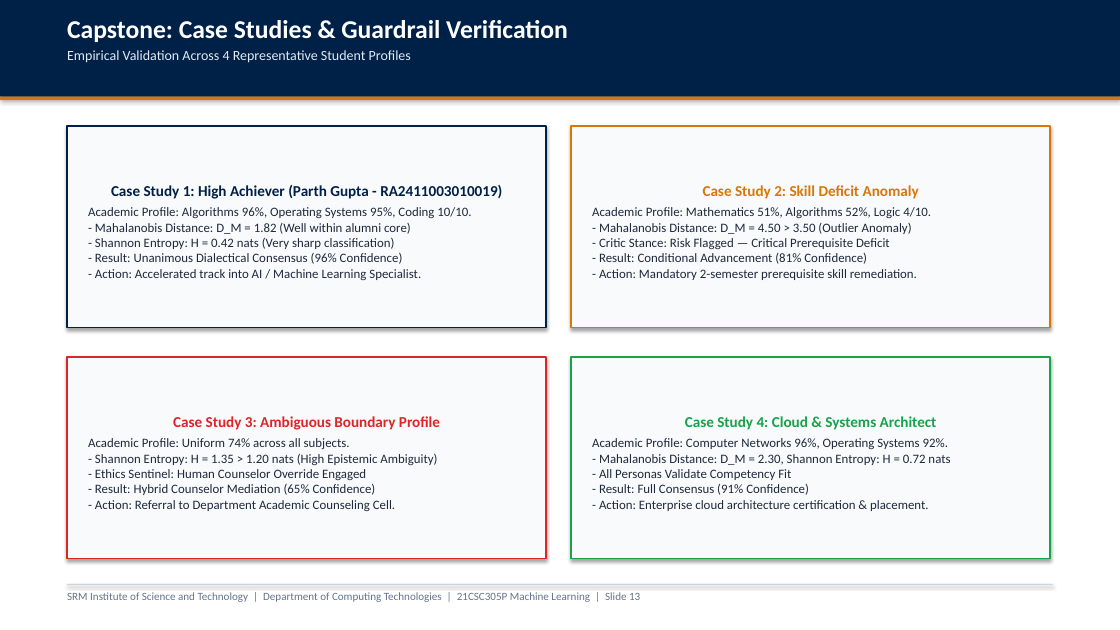
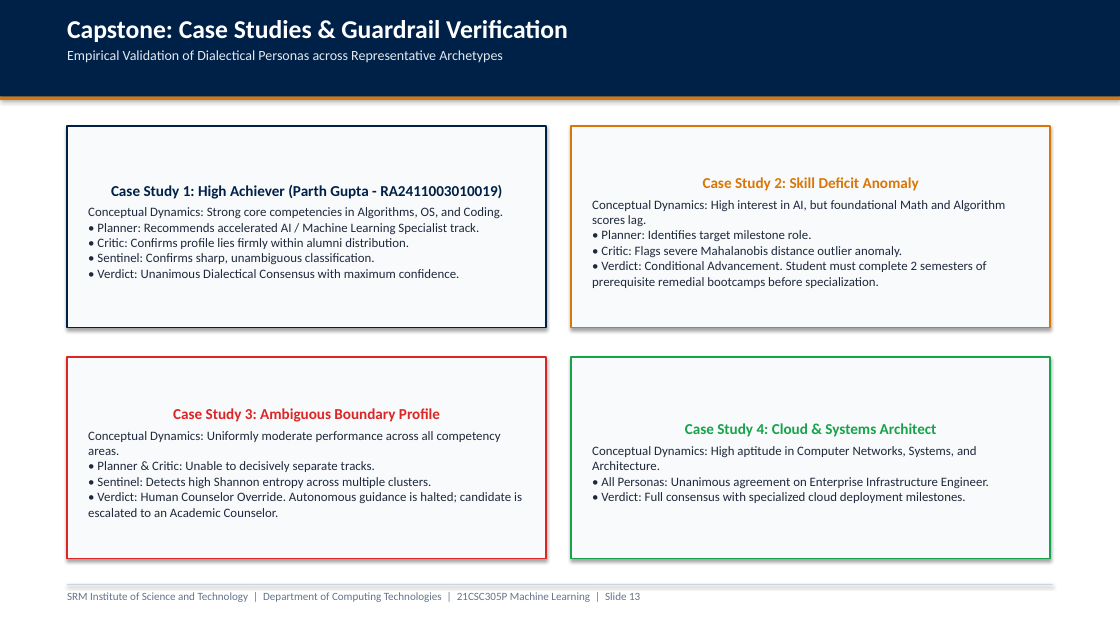
Before and after one commit to parth2024-tech/SRM-21CSC305P-Machine-Learning-Career-Guidance-Debate-Agent, a slide deck: slide 13 of presentation_unit3_unit4_unit5.pptx. Drawn at 1120x630 pixels with LibreOffice and Linux fonts; fonts in the diff are those of the drawing. Boxes give left, top, right and bottom in pixels: in the first picture for what was removed or moved away, otherwise in the second. Text is boxed around its words. In the diff, an @@ line names an element or a change of style, - is before the commit and + after.

```diff
--- a/presentation_unit3_unit4_unit5.pptx
+++ b/presentation_unit3_unit4_unit5.pptx
@@ text at [67, 50, 503, 63]: text changed @@
-Empirical Validation Across 4 Representative Student Profiles
+Empirical Validation of Dialectical Personas across Representative Archetypes
@@ text in rectangle at [88, 207, 503, 278]: text changed @@
-Academic Profile: Algorithms 96%, Operating Systems 95%, Coding 10/10.
-- Mahalanobis Distance: D_M = 1.82 (Well within alumni core)
-- Shannon Entropy: H = 0.42 nats (Very sharp classification)
-- Result: Unanimous Dialectical Consensus (96% Confidence)
-- Action: Accelerated track into AI / Machine Learning Specialist.
+Conceptual Dynamics: Strong core competencies in Algorithms, OS, and Coding.
+• Planner: Recommends accelerated AI / Machine Learning Specialist track.
+• Critic: Confirms profile lies firmly within alumni distribution.
+• Sentinel: Confirms sharp, unambiguous classification.
+• Verdict: Unanimous Dialectical Consensus with maximum confidence.
@@ text in rectangle at [592, 200, 1006, 288]: text changed @@
-Academic Profile: Mathematics 51%, Algorithms 52%, Logic 4/10.
-- Mahalanobis Distance: D_M = 4.50 > 3.50 (Outlier Anomaly)
-- Critic Stance: Risk Flagged — Critical Prerequisite Deficit
-- Result: Conditional Advancement (81% Confidence)
-- Action: Mandatory 2-semester prerequisite skill remediation.
+Conceptual Dynamics: High interest in AI, but foundational Math and Algorithm scores lag.
+• Planner: Identifies target milestone role.
+• Critic: Flags severe Mahalanobis distance outlier anomaly.
+• Verdict: Conditional Advancement. Student must complete 2 semesters of prerequisite remedial bootcamps before specialization.
@@ text in rectangle at [88, 431, 522, 517]: text changed @@
-Academic Profile: Uniform 74% across all subjects.
-- Shannon Entropy: H = 1.35 > 1.20 nats (High Epistemic Ambiguity)
-- Ethics Sentinel: Human Counselor Override Engaged
-- Result: Hybrid Counselor Mediation (65% Confidence)
-- Action: Referral to Department Academic Counseling Cell.
+Conceptual Dynamics: Uniformly moderate performance across all competency areas.
+• Planner & Critic: Unable to decisively separate tracks.
+• Sentinel: Detects high Shannon entropy across multiple clusters.
+• Verdict: Human Counselor Override. Autonomous guidance is halted; candidate is escalated to an Academic Counselor.
@@ text in rectangle at [592, 446, 989, 503]: text changed @@
-Academic Profile: Computer Networks 96%, Operating Systems 92%.
-- Mahalanobis Distance: D_M = 2.30, Shannon Entropy: H = 0.72 nats
-- All Personas Validate Competency Fit
-- Result: Full Consensus (91% Confidence)
-- Action: Enterprise cloud architecture certification & placement.
+Conceptual Dynamics: High aptitude in Computer Networks, Systems, and Architecture.
+• All Personas: Unanimous agreement on Enterprise Infrastructure Engineer.
+• Verdict: Full consensus with specialized cloud deployment milestones.
```
Also in this commit, not shown: 13 other slides changed, 2 other files.
